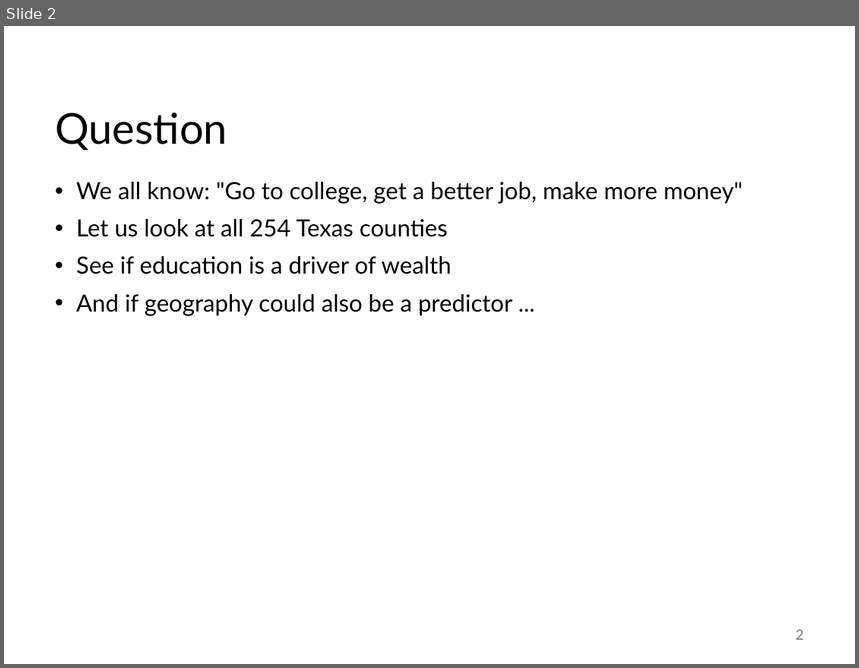
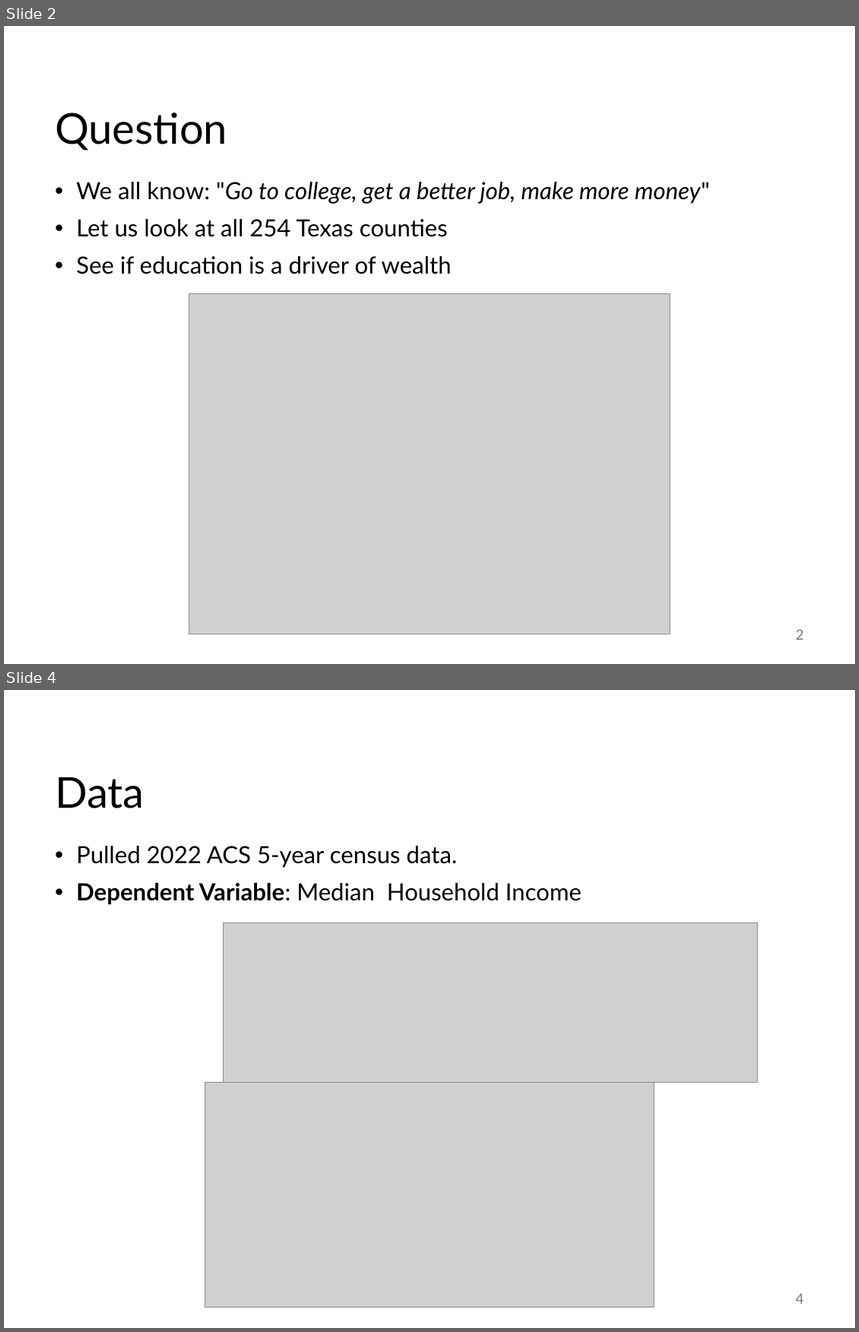
Before and after one commit to abuabara/abuabara.github.io, a slide deck: DAEN489S26/week13_slides.pptx. Shown one above the other, each under a label of ours: slide 2 before the commit, slides 2 and 4 after it; the slides between them are not shown. The pictures are 859x668 and 859x1332 pixels, drawn with LibreOffice and Linux fonts; fonts in the diff are those of the drawing; grey boxes stand for pictures. Boxes give left, top, right and bottom in pixels: in the first picture for what was removed or moved away, otherwise in the second. Text is boxed around its words. In the diff, an @@ line names an element or a change of style, - is before the commit and + after.

```diff
--- a/DAEN489S26/week13_slides.pptx
+++ b/DAEN489S26/week13_slides.pptx
@@ slide 4 added at <box>4,690,855,1328</box>, background #FFFFFF @@
@@ title added at <box>55,777,144,809</box>, 36 pt, text #000000 @@
+Data
@@ text added at <box>76,846,582,905</box>, 20 pt, text #000000 @@
+• Pulled 2022 ACS 5-year census data.
+• Dependent Variable: Median Household Income
@@ picture added at <box>223,923,757,1082</box> @@
@@ picture added at <box>205,1082,655,1307</box> @@
@@ page number added at <box>796,1293,804,1304</box>, 12 pt, text #797979 @@
+4
@@ slide 2 changed as well @@
@@ text at <box>76,182,710,204</box>: italic on in ""Go to college, get a better job, ..." @@
@@ text at <box>76,294,512,316</box>: paragraph removed @@
-• And if geography could also be a predictor ...
@@ picture added at <box>189,294,670,635</box> @@
```
Also in this commit, not shown: 8 other slides changed, 18 other slides added, 19 slides removed, 2 other files.
